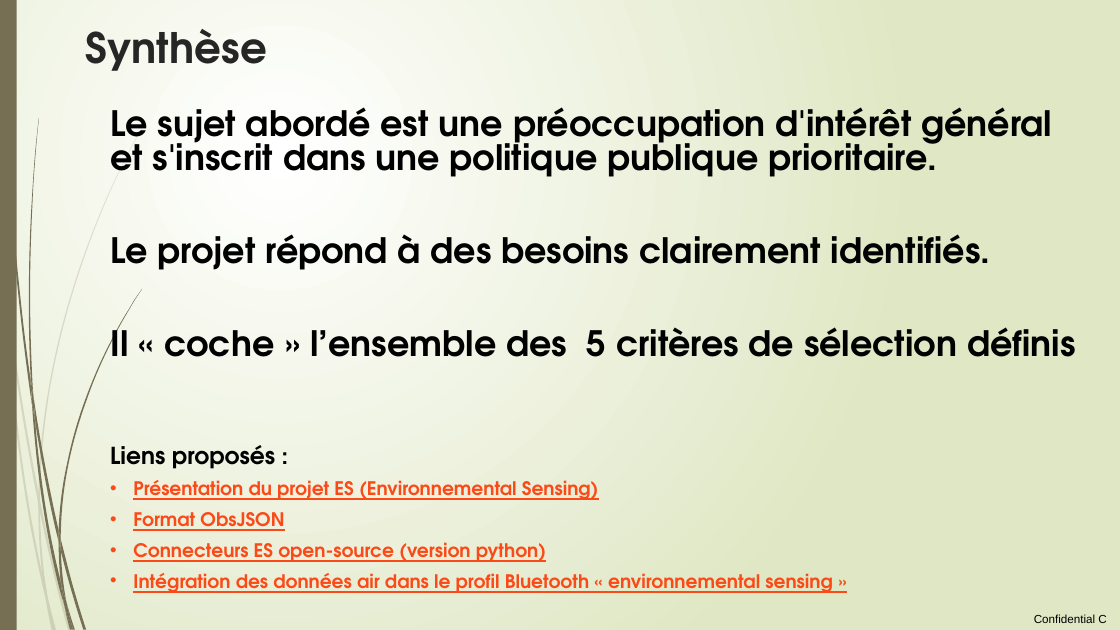
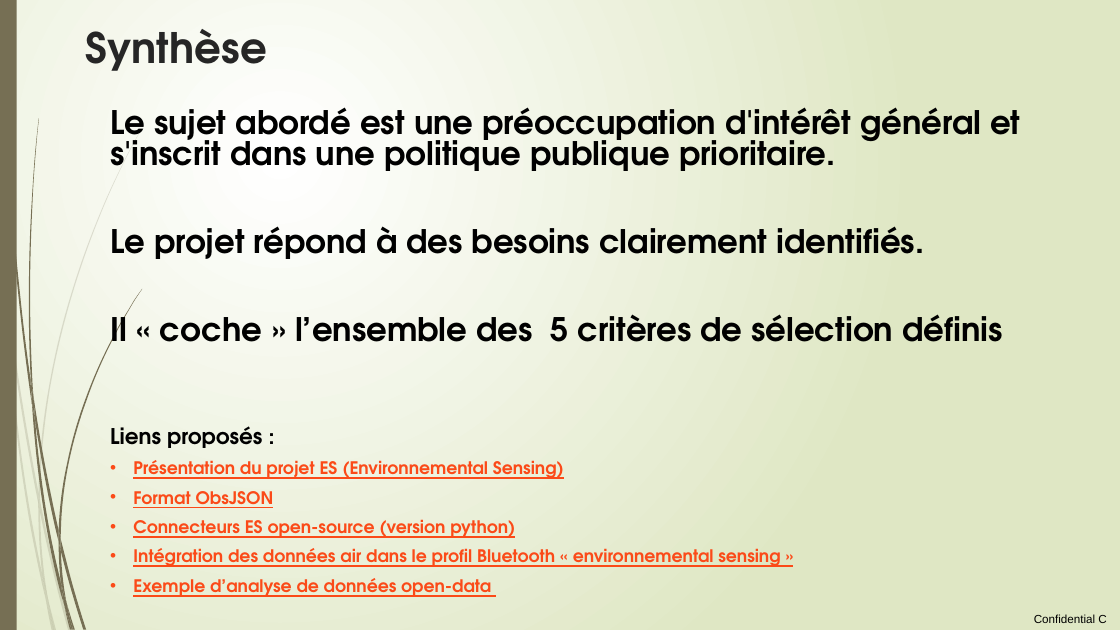
Before and after one commit to loco-philippe/Environmental-Sensing, a slide deck: slide 24 of documentation/initiative citoyenne.pptx (slide 23 before the commit). Drawn at 1120x630 pixels with LibreOffice and Linux fonts; fonts in the diff are those of the drawing. Boxes give left, top, right and bottom in pixels: in the first picture for what was removed or moved away, otherwise in the second. Text is boxed around its words. In the diff, an @@ line names an element or a change of style, - is before the commit and + after.

```diff
--- a/documentation/initiative citoyenne.pptx
+++ b/documentation/initiative citoyenne.pptx
@@ text at bbox=[110, 107, 1020, 567]: size 30 to 27.8 pt in "Le sujet abordé est une préoccupation d'intérêt ...", "Le projet répond à des besoins clairement ...", "Il « coche » l’ensemble des 5 ..."; size 20 to 18.5 pt in "Liens proposés :"; size 16 to 14.8 pt in "Présentation du projet ES (Environnemental Sensing)", "Format ObsJSON", "Connecteurs ES open-source (version python)", "Intégration des données air dans le profil ..." @@
@@ text at bbox=[133, 578, 491, 597]: paragraph added @@
+• Exemple d’analyse de données open-data
```
Also in this commit, not shown: 18 other slides changed, 1 slide added, 1 other file.
